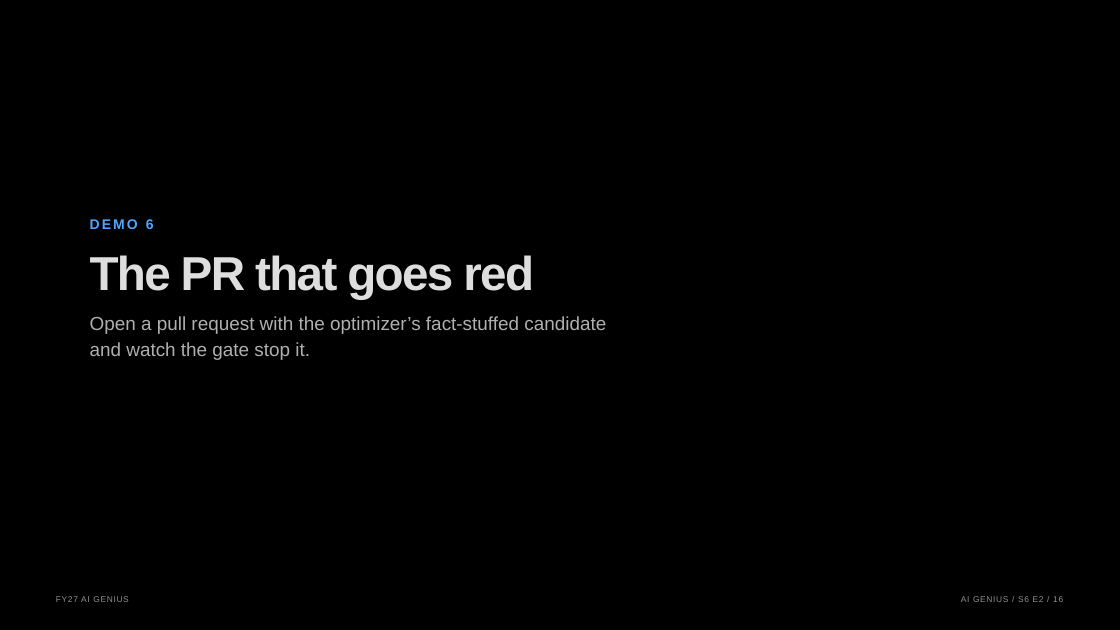
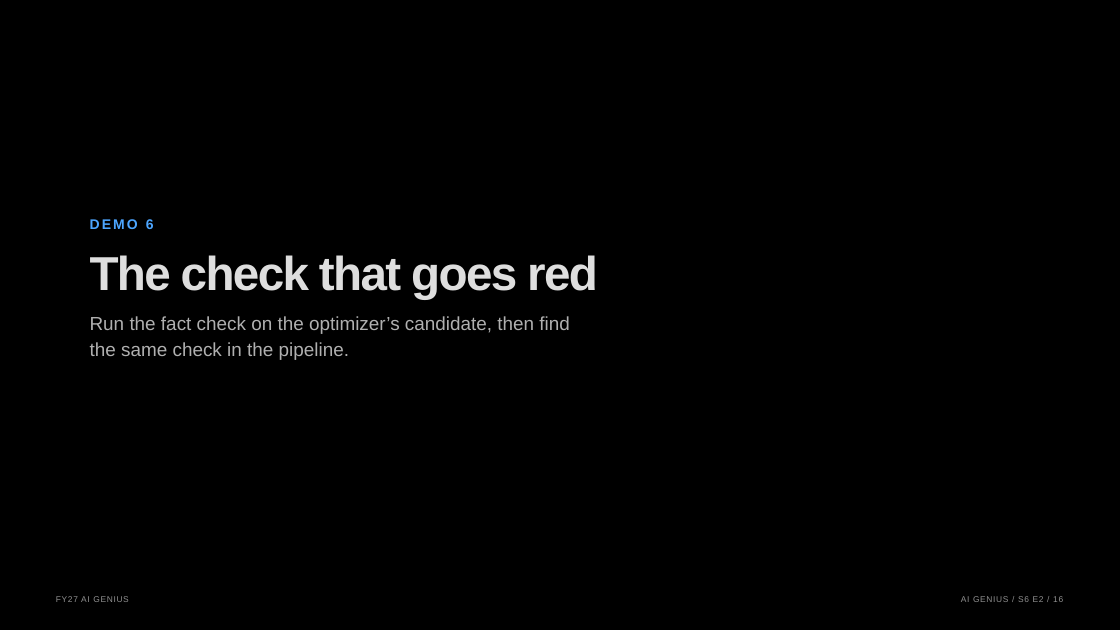
Before and after one commit to graemefoster/FoundryEvalsAndObservability, a slide deck: slide 16 of presentation/presentation.pptx. Drawn at 1120x630 pixels with LibreOffice and Linux fonts; fonts in the diff are those of the drawing; background and template pictures are left out. Boxes give left, top, right and bottom in pixels: in the first picture for what was removed or moved away, otherwise in the second. Text is boxed around its words. In the diff, an @@ line names an element or a change of style, - is before the commit and + after.

```diff
--- a/presentation/presentation.pptx
+++ b/presentation/presentation.pptx
@@ text at bbox=[90, 255, 598, 299]: text changed @@
-The PR that goes red
+The check that goes red
@@ text at bbox=[90, 316, 569, 334]: text changed @@
-Open a pull request with the optimizer’s fact-stuffed candidate
+Run the fact check on the optimizer’s candidate, then find
@@ text at bbox=[90, 342, 349, 360]: text changed @@
-and watch the gate stop it.
+the same check in the pipeline.
```
Also in this commit, not shown: 4 other slides changed, 26 other files.
